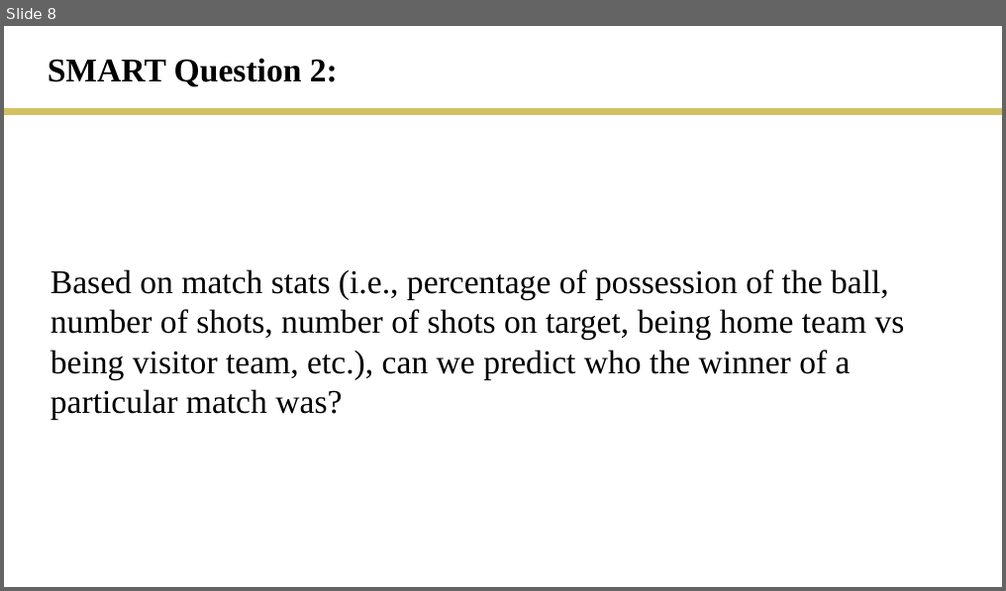
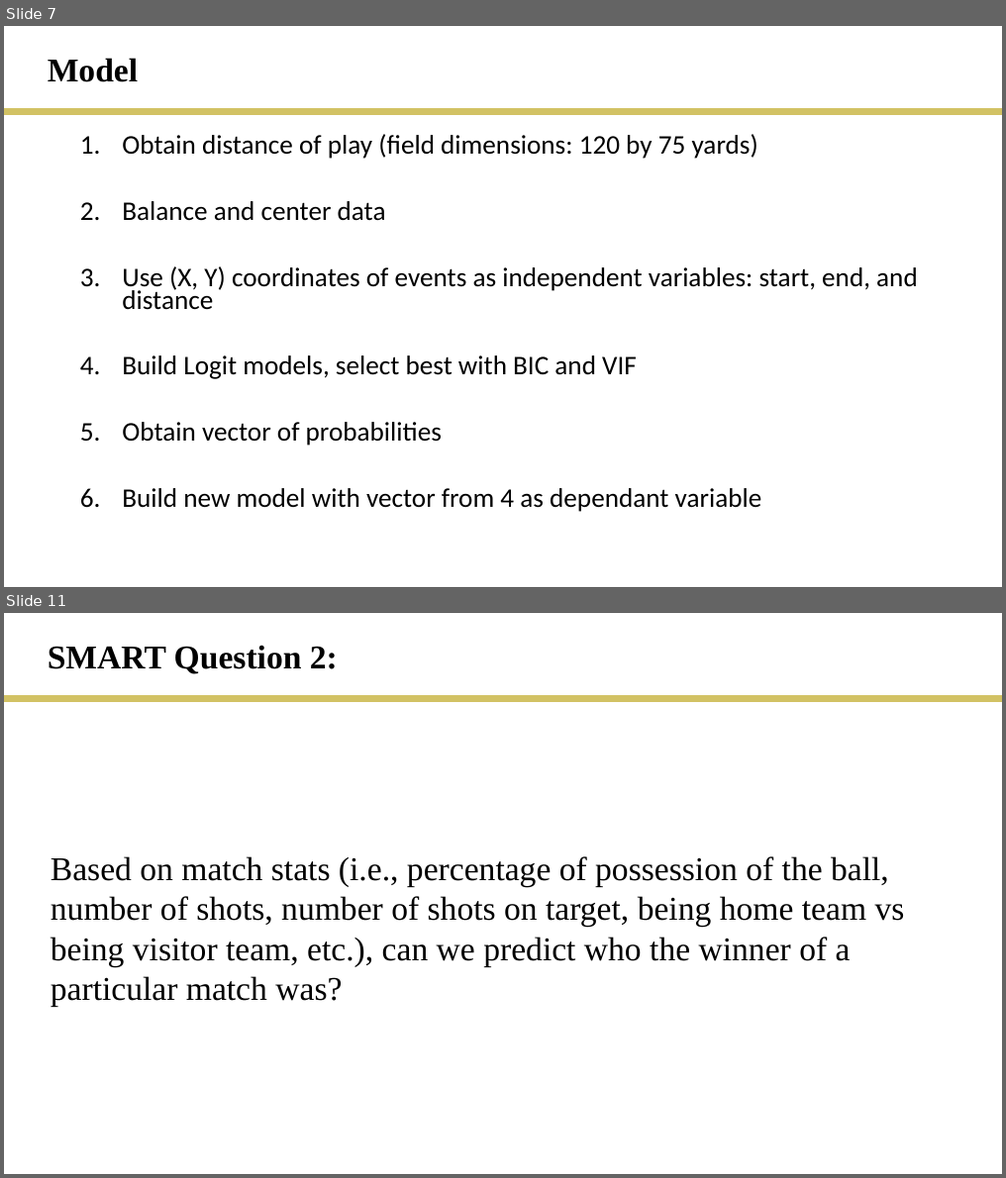
Before and after one commit to rmesina/T2_Codes-R-Us, a slide deck: final_project/T2_final_project.pptx. Shown one above the other, each under a label of ours: slide 8 before the commit, slides 7 and 11 after it; the slides between them are not shown. The pictures are 1006x591 and 1006x1178 pixels, drawn with LibreOffice and Linux fonts; fonts in the diff are those of the drawing. Boxes give left, top, right and bottom in pixels: in the first picture for what was removed or moved away, otherwise in the second. Text is boxed around its words. In the diff, an @@ line names an element or a change of style, - is before the commit and + after.

Commit message:
Model1
Added slides to ppt regarding SMART q #1. -Dan

```diff
--- a/final_project/T2_final_project.pptx
+++ b/final_project/T2_final_project.pptx
@@ slide 7 added at (4, 26, 1002, 587), background #FFFFFF @@
@@ text added at (48, 58, 138, 82), 32 pt, text #000000, bold @@
+Model
@@ line added from (4, 112) to (1002, 112), #D2C264 6 pt @@
@@ text added at (122, 134, 918, 512), 25.9 pt, text #000000 @@
+1. Obtain distance of play (field dimensions: 120 by 75 yards)
+2. Balance and center data
+3. Use (X, Y) coordinates of events as independent variables: start, end, and distance
+4. Build Logit models, select best with BIC and VIF
+5. Obtain vector of probabilities
+6. Build new model with vector from 4 as dependant variable
@@ what was slide 8 is now slide 11 @@
```
Also in this commit, not shown: 1 slide changed, 2 other slides added.
